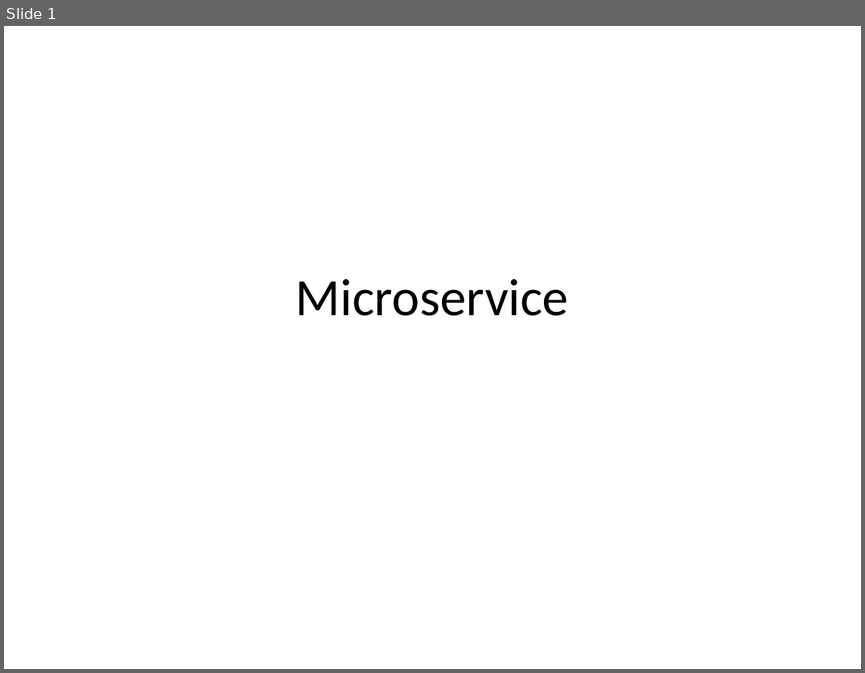
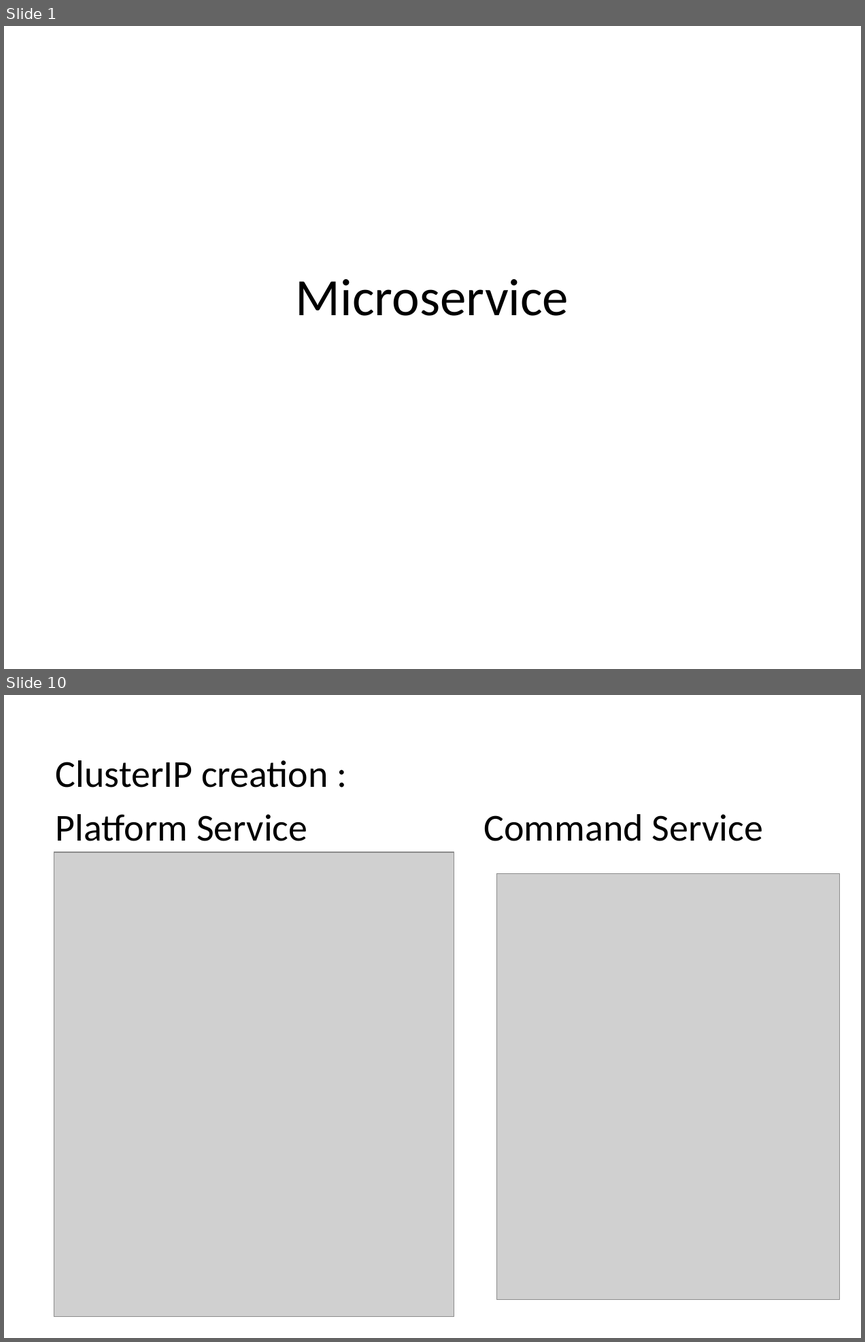
Before and after one commit to devi-priyadharshini/4_microservices, a slide deck: docs/microservice.pptx. Shown one above the other, each under a label of ours: slide 1 before the commit, slides 1 and 10 after it; the slides between them are not shown. The pictures are 865x673 and 865x1342 pixels, drawn with LibreOffice and Linux fonts; fonts in the diff are those of the drawing; grey boxes stand for pictures. Boxes give left, top, right and bottom in pixels: in the first picture for what was removed or moved away, otherwise in the second. Text is boxed around its words. In the diff, an @@ line names an element or a change of style, - is before the commit and + after.

```diff
--- a/docs/microservice.pptx
+++ b/docs/microservice.pptx
@@ slide 10 added at (4,695,861,1338), background #FFFFFF @@
@@ text added at (56,760,763,841), 32 pt, text #000000 @@
+ClusterIP creation :
+Platform Service Command Service
@@ picture added at (54,852,454,1317) @@
@@ picture added at (496,873,839,1299) @@
```
Also in this commit, not shown: 2 slides changed, 10 other slides added, 1 other file.
